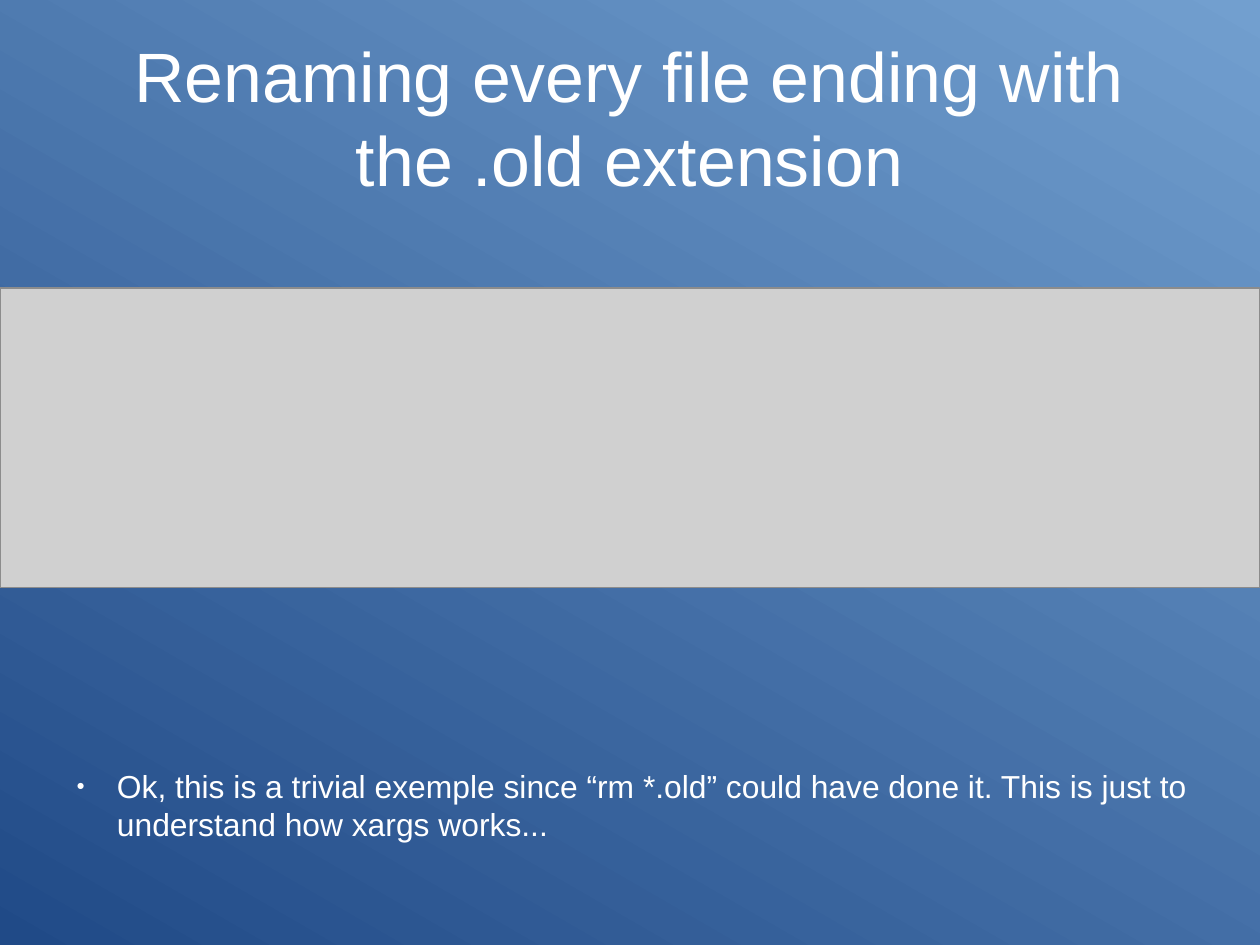
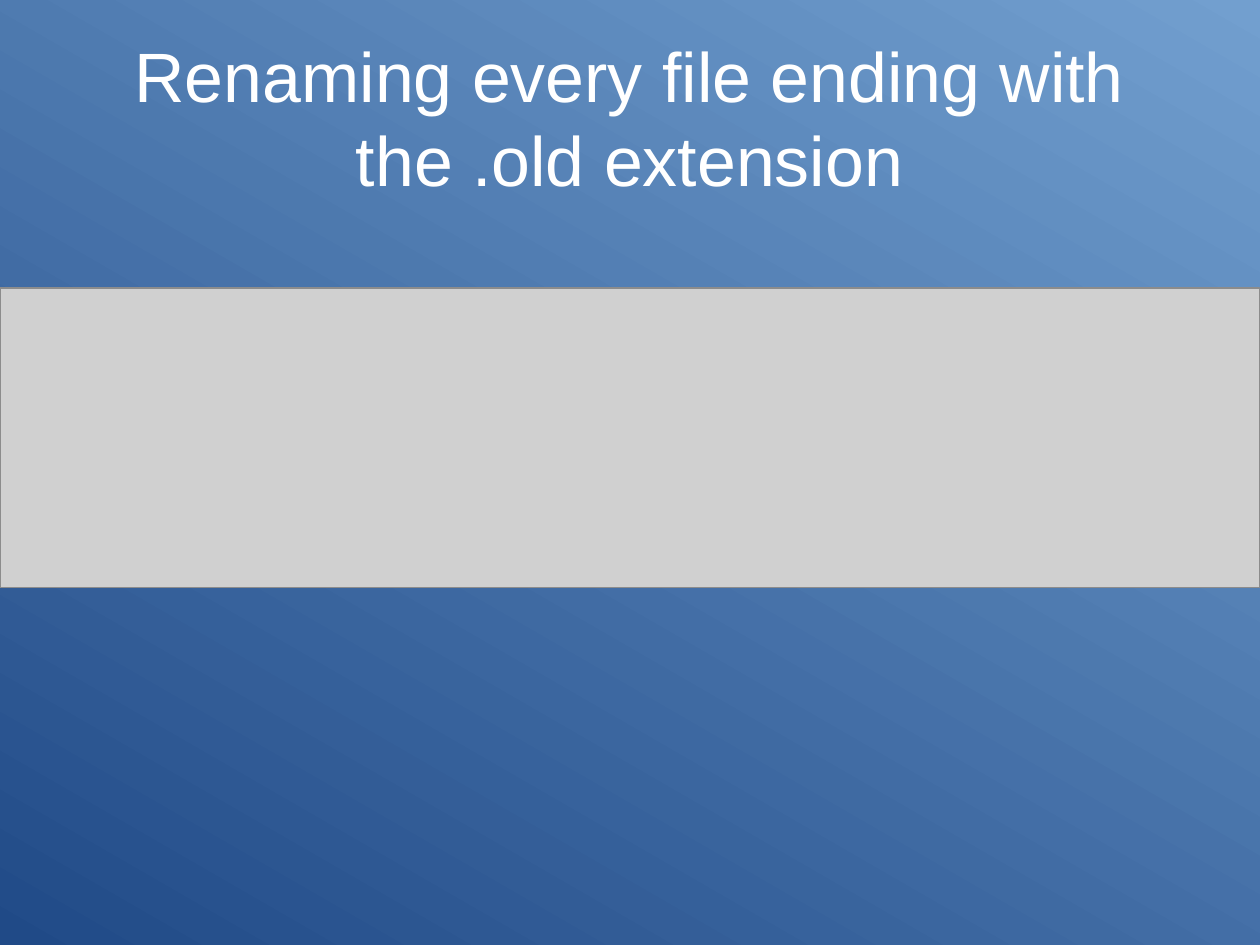
Before and after one commit to Clibre/An-introduction-to-bash, a slide deck: slide 73 of presentation.odp. Drawn at 1260x945 pixels with LibreOffice and Linux fonts; fonts in the diff are those of the drawing; grey boxes stand for pictures. Boxes give left, top, right and bottom in pixels: in the first picture for what was removed or moved away, otherwise in the second. Text is boxed around its words. In the diff, an @@ line names an element or a change of style, - is before the commit and + after.

Commit message:
modification de la derniere slide de xargs

```diff
--- a/presentation.odp
+++ b/presentation.odp
@@ text removed at [117, 775, 1186, 841] @@
-● Ok, this is a trivial exemple since “rm *.old” could have done it. This is just to understand how xargs works...
```
